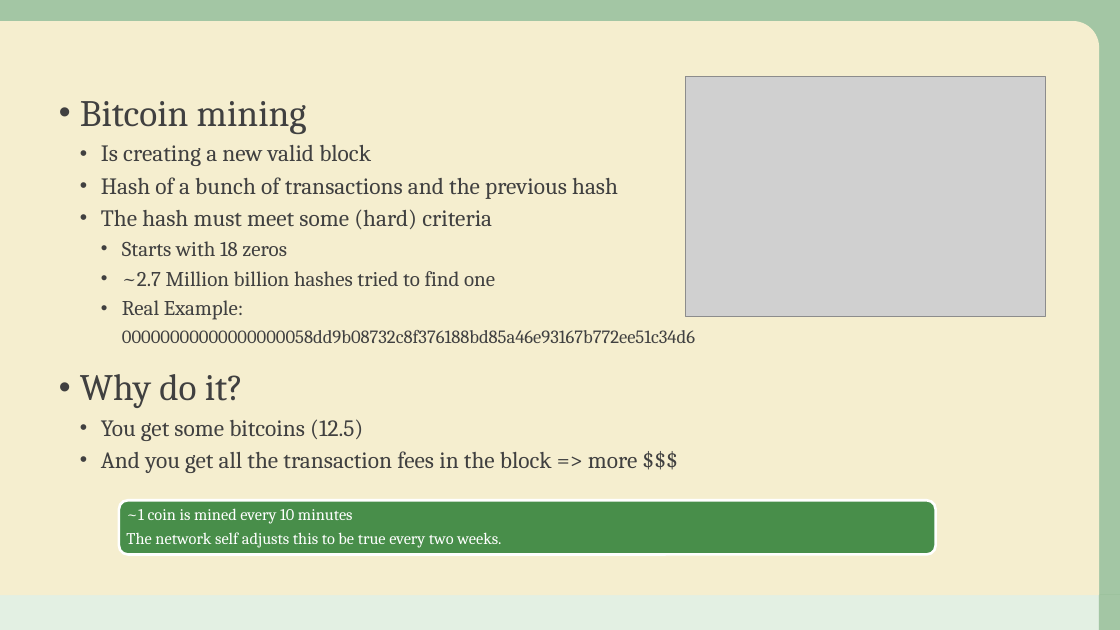
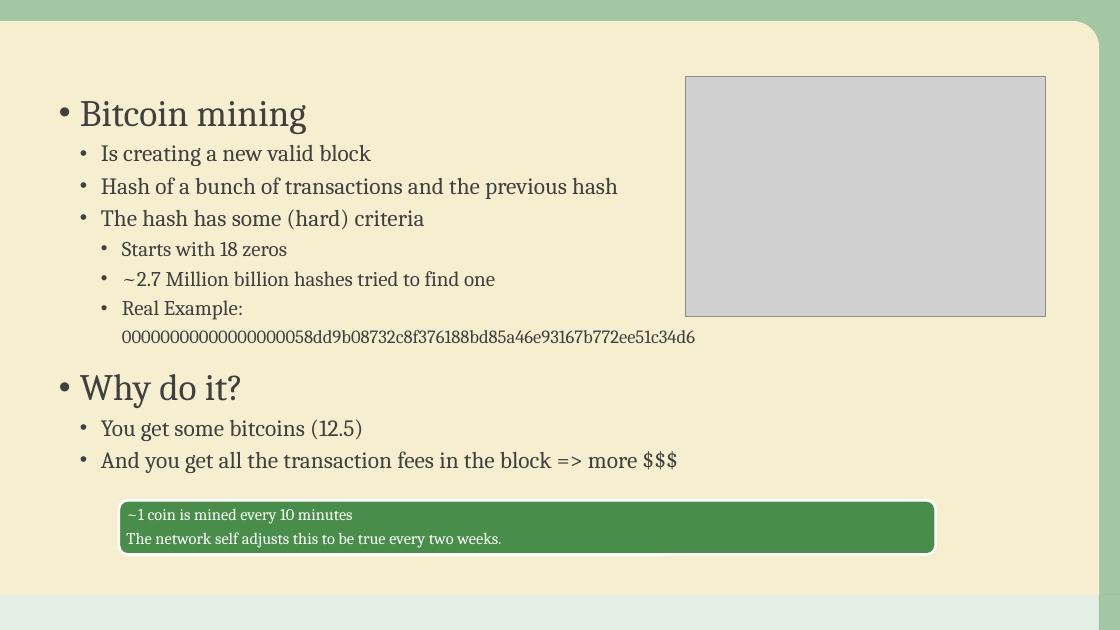
Before and after one commit to adampridmore/BrassBitCoin, a slide deck: slide 7 of Yorkshore-BrassBitCoin.pptx. Drawn at 1120x630 pixels with LibreOffice and Linux fonts; fonts in the diff are those of the drawing; grey boxes stand for pictures; background and template pictures are left out. Boxes give left, top, right and bottom in pixels: in the first picture for what was removed or moved away, otherwise in the second. Text is boxed around its words. In the diff, an @@ line names an element or a change of style, - is before the commit and + after.

Commit message:
- Updates to slides

```diff
--- a/Yorkshore-BrassBitCoin.pptx
+++ b/Yorkshore-BrassBitCoin.pptx
@@ text at (101, 209, 425, 229): text changed @@
-  • The hash must meet some (hard) criteria
+  • The hash has some (hard) criteria
```
Also in this commit, not shown: 2 other slides changed.
